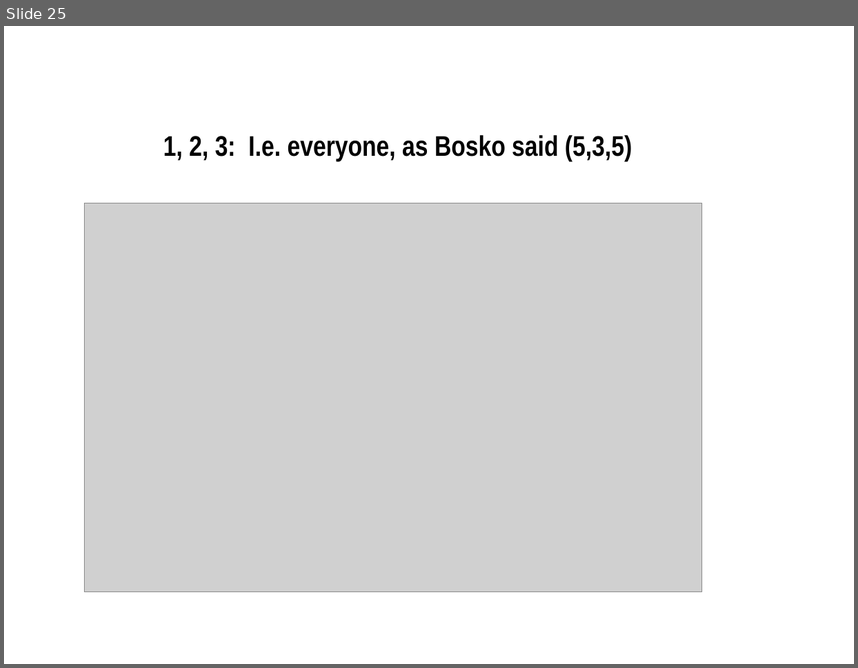
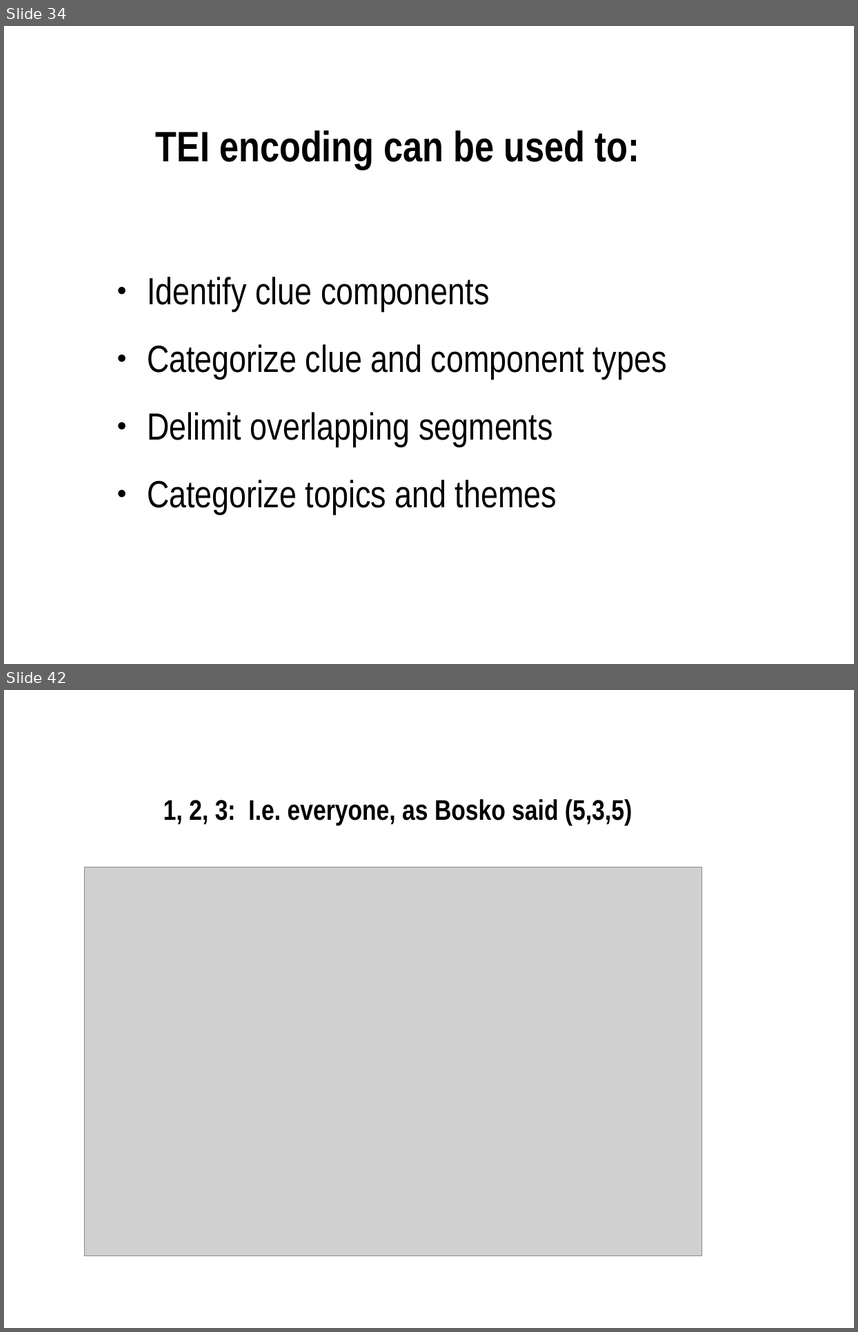
Before and after one commit to martindholmes/cryptic, a slide deck: presentations/tei2017.odp. Shown one above the other, each under a label of ours: slide 25 before the commit, slides 34 and 42 after it; the slides between them are not shown. The pictures are 858x668 and 858x1332 pixels, drawn with LibreOffice and Linux fonts; fonts in the diff are those of the drawing; grey boxes stand for pictures; background and template pictures are left out. Boxes give left, top, right and bottom in pixels: in the first picture for what was removed or moved away, otherwise in the second. Text is boxed around its words. In the diff, an @@ line names an element or a change of style, - is before the commit and + after.

```diff
--- a/presentations/tei2017.odp
+++ b/presentations/tei2017.odp
@@ slide 34 added at (4, 26, 854, 664), background picture (left out) @@
@@ title added at (156, 130, 639, 170), 36 pt, text #000000, bold @@
+TEI encoding can be used to:
@@ text added at (147, 276, 667, 514), 32 pt, text #000000 @@
+● Identify clue components
+● Categorize clue and component types
+● Delimit overlapping segments
+● Categorize topics and themes
@@ what was slide 25 is now slide 42 @@
```
Also in this commit, not shown: 4 slides changed, 16 other slides added, 1 other file.
